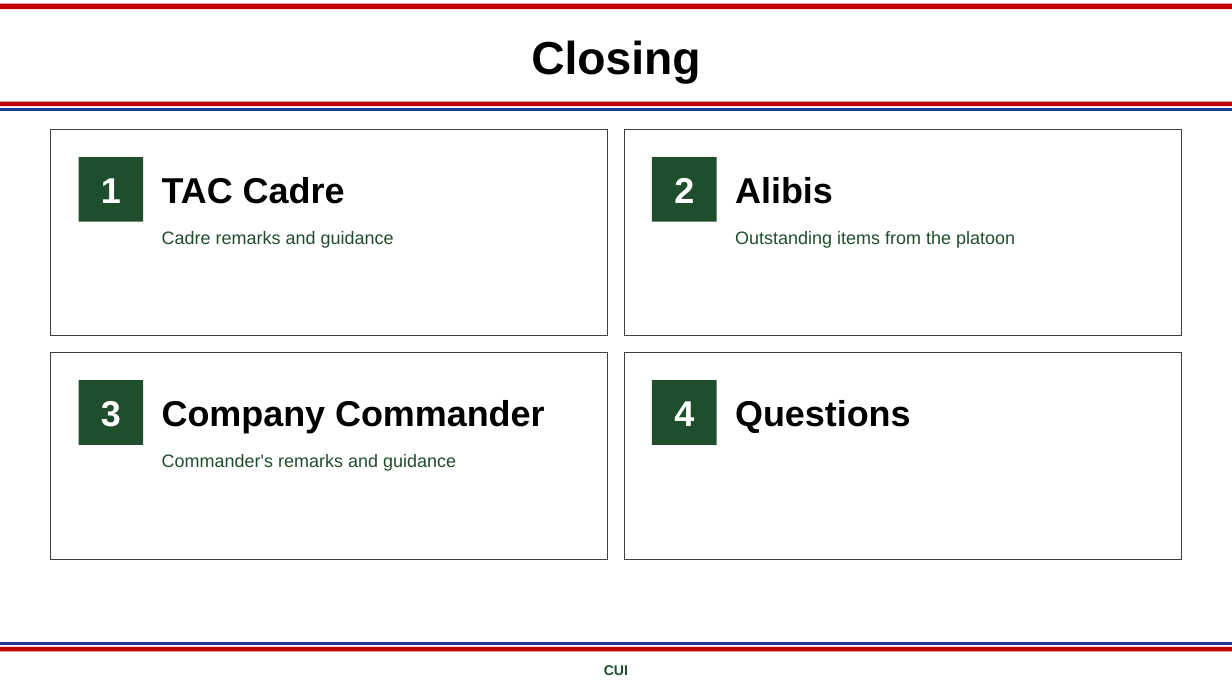
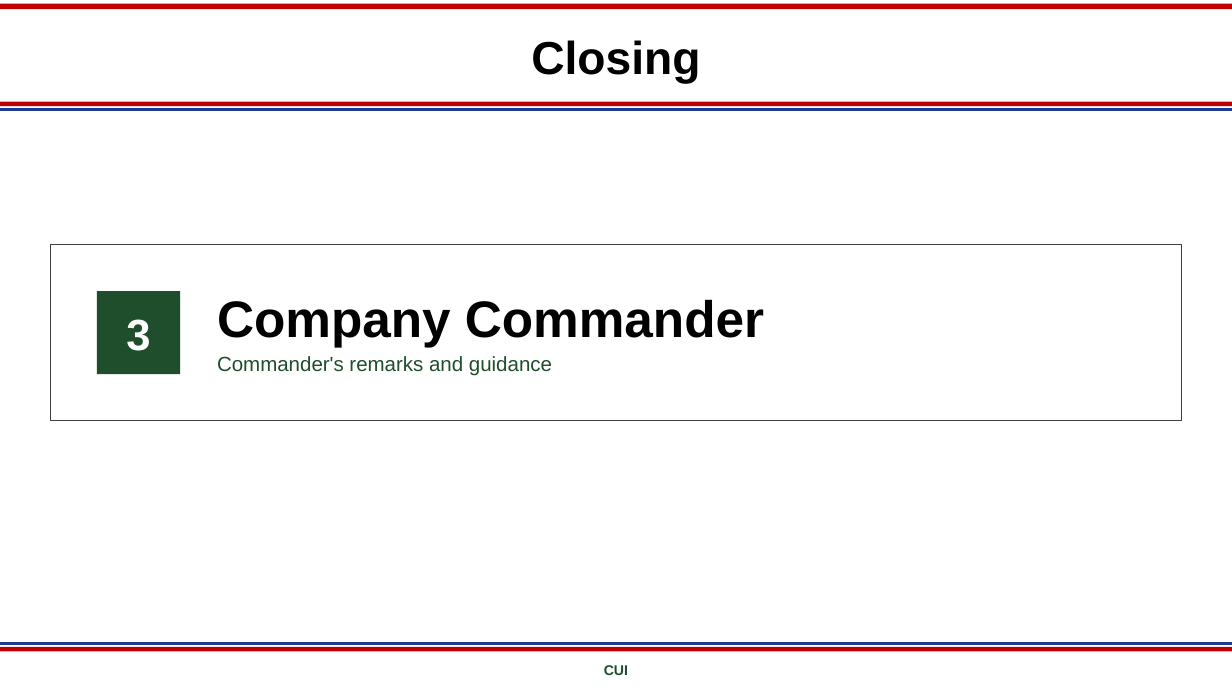
Before and after one commit to Joudrie/reign, a slide deck: slide 15 of Class_94_CUB_October_Template.pptx (slide 13 before the commit). Drawn at 1232x693 pixels with LibreOffice and Linux fonts; fonts in the diff are those of the drawing; background and template pictures are left out. Boxes give left, top, right and bottom in pixels: in the first picture for what was removed or moved away, otherwise in the second. Text is boxed around its words. In the diff, an @@ line names an element or a change of style, - is before the commit and + after.

```diff
--- a/Class_94_CUB_October_Template.pptx
+++ b/Class_94_CUB_October_Template.pptx
@@ rectangle removed at box(625, 129, 1182, 335) @@
@@ rectangle removed at box(79, 157, 143, 222) @@
-1
@@ text removed at box(162, 177, 345, 204) @@
-TAC Cadre
@@ rectangle removed at box(653, 157, 717, 222) @@
-2
@@ text removed at box(735, 177, 833, 204) @@
-Alibis
@@ text removed at box(735, 231, 1015, 248) @@
-Outstanding items from the platoon
@@ rectangle: place and size @@
-rectangle at box(51, 129, 608, 335)
+rectangle at box(51, 245, 1181, 421)
@@ rectangle "3": place and size @@
-rectangle "3" at box(79, 381, 143, 445)
+rectangle "3" at box(97, 291, 180, 374)
@@ rectangle "3" at box(97, 291, 180, 374): size 28 to 34 pt @@
@@ text "Company Commander": place and size @@
-text "Company Commander" at box(162, 400, 544, 433)
+text "Company Commander" at box(217, 299, 764, 347)
@@ text "Company Commander" at box(217, 299, 764, 347): size 28 to 40 pt @@
@@ rectangle removed at box(51, 352, 608, 558) @@
@@ text at box(217, 356, 552, 376): text changed; size 14 to 16 pt @@
-Cadre remarks and guidance
+Commander's remarks and guidance
@@ rectangle removed at box(625, 352, 1182, 558) @@
@@ rectangle removed at box(653, 381, 717, 445) @@
-4
@@ text removed at box(735, 400, 910, 433) @@
-Questions
@@ text removed at box(162, 454, 456, 471) @@
-Commander's remarks and guidance
```
Also in this commit, not shown: 1 other slide changed, 3 slides added.
